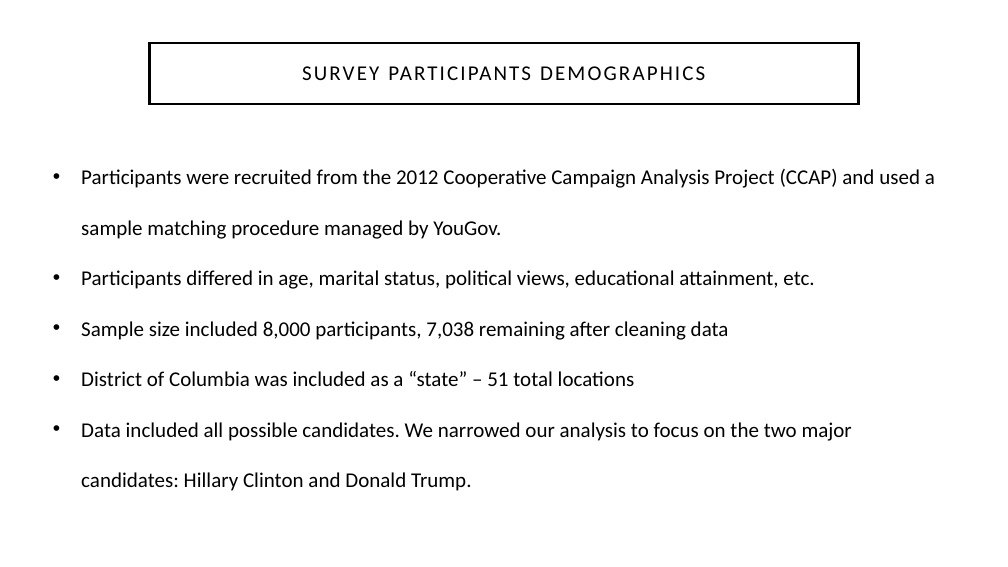
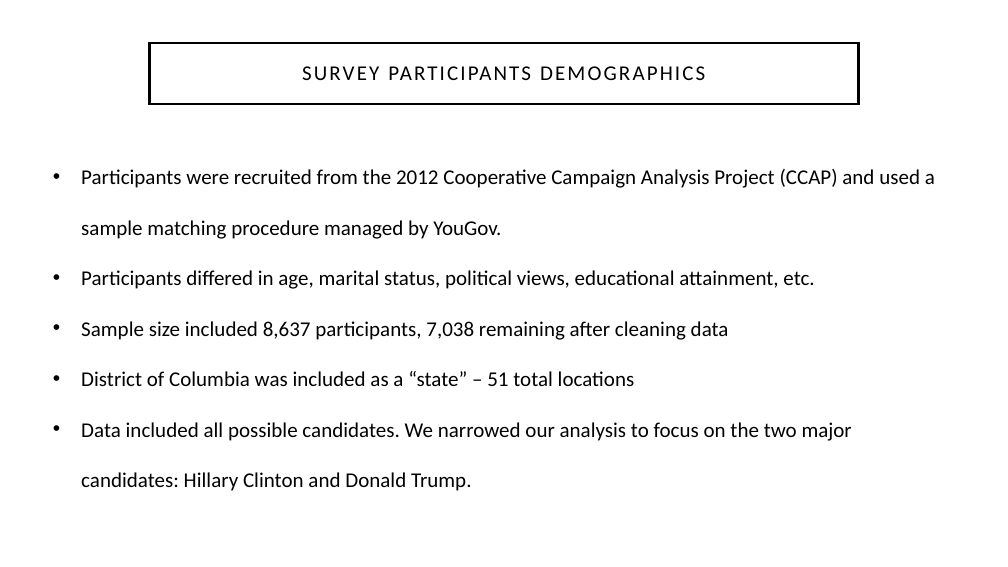
Before and after one commit to hannahhuntoon/project1, a slide deck: slide 5 of NC, HH, SM - Project 1.pptx. Drawn at 1008x567 pixels with LibreOffice and Linux fonts; fonts in the diff are those of the drawing; background and template pictures are left out. Boxes give left, top, right and bottom in pixels: in the first picture for what was removed or moved away, otherwise in the second. Text is boxed around its words. In the diff, an @@ line names an element or a change of style, - is before the commit and + after.

Commit message:
updated ppt

```diff
--- a/NC, HH, SM - Project 1.pptx
+++ b/NC, HH, SM - Project 1.pptx
@@ text at (81, 321, 729, 340): text changed @@
-• Sample size included 8,000 participants, 7,038 remaining after cleaning data
+• Sample size included 8,637 participants, 7,038 remaining after cleaning data
```
Also in this commit, not shown: 1 other slide changed.
